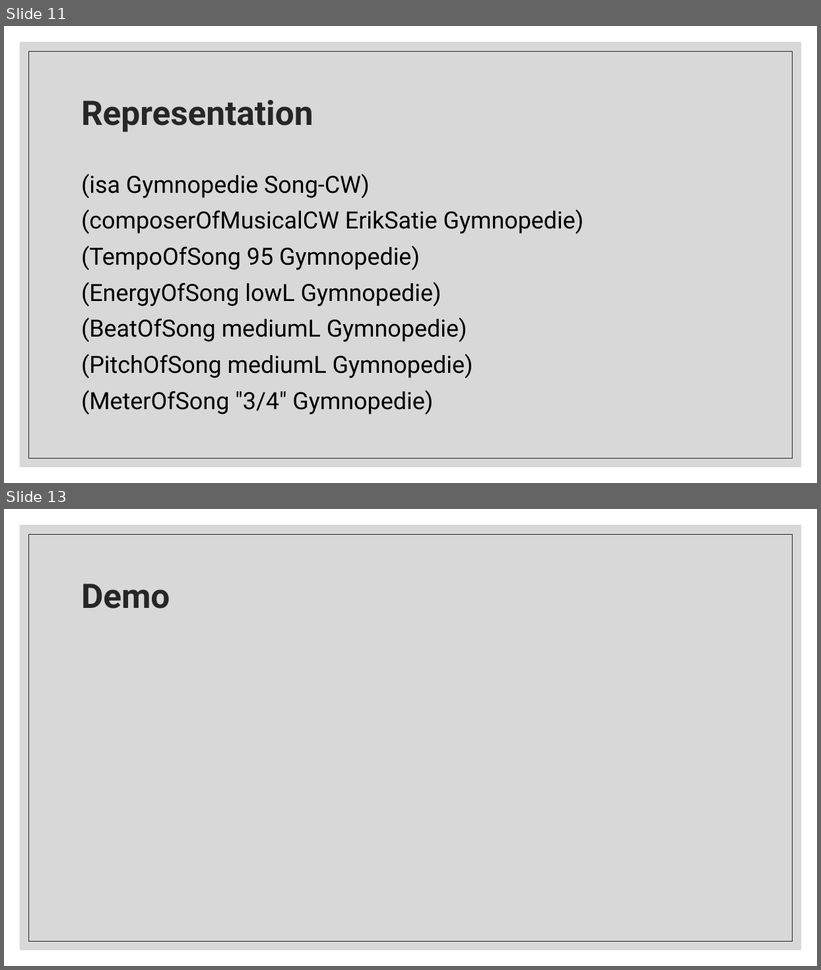
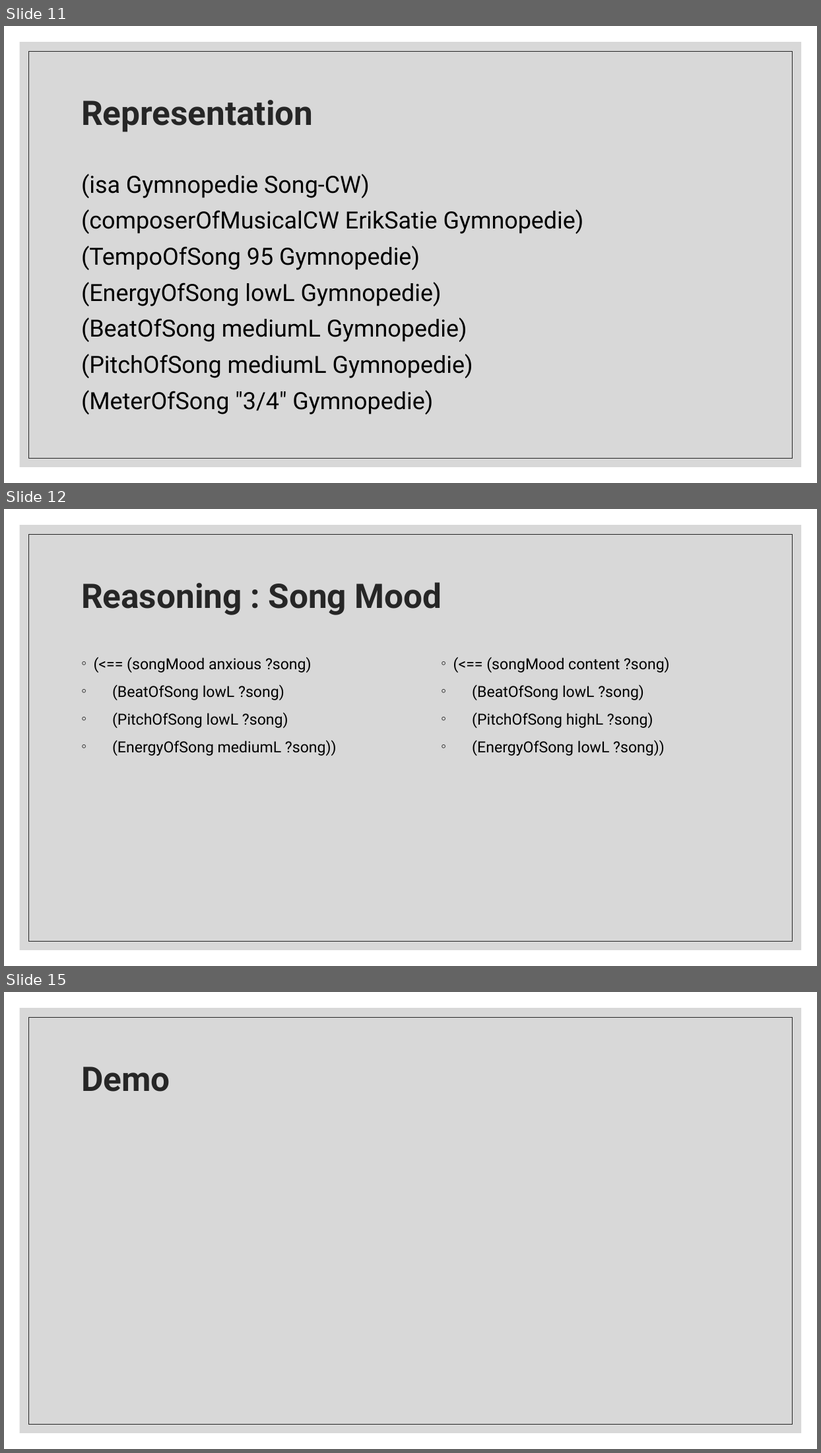
Before and after one commit to c-roberts/cs371-Music-Suggestion, a slide deck: Design/Presentation.pptx. Shown one above the other, each under a label of ours: slides 11 and 13 before the commit, slides 11, 12 and 15 after it; the slides between them are not shown. The pictures are 821x970 and 821x1453 pixels, drawn with LibreOffice and Linux fonts; fonts in the diff are those of the drawing. Boxes give left, top, right and bottom in pixels: in the first picture for what was removed or moved away, otherwise in the second. Text is boxed around its words. In the diff, an @@ line names an element or a change of style, - is before the commit and + after.

```diff
--- a/Design/Presentation.pptx
+++ b/Design/Presentation.pptx
@@ slide 12 added at box(4, 509, 817, 966), background #FFFFFF; not listed: 2 template elements that a slide beside it also shows @@
@@ title added at box(81, 582, 442, 615), 40 pt, text #262626, bold @@
+Reasoning : Song Mood
@@ text added at box(112, 657, 337, 756), 18 pt, text #000000 @@
+◦ (<== (songMood anxious ?song)
+◦ (BeatOfSong lowL ?song)
+◦ (PitchOfSong lowL ?song)
+◦ (EnergyOfSong mediumL ?song))
@@ text added at box(472, 657, 670, 756), 18 pt, text #000000 @@
+◦ (<== (songMood content ?song)
+◦ (BeatOfSong lowL ?song)
+◦ (PitchOfSong highL ?song)
+◦ (EnergyOfSong lowL ?song))
@@ what was slide 13 is now slide 15 @@
```
Also in this commit, not shown: 2 other slides added, 1 slide removed, 8 other files.
